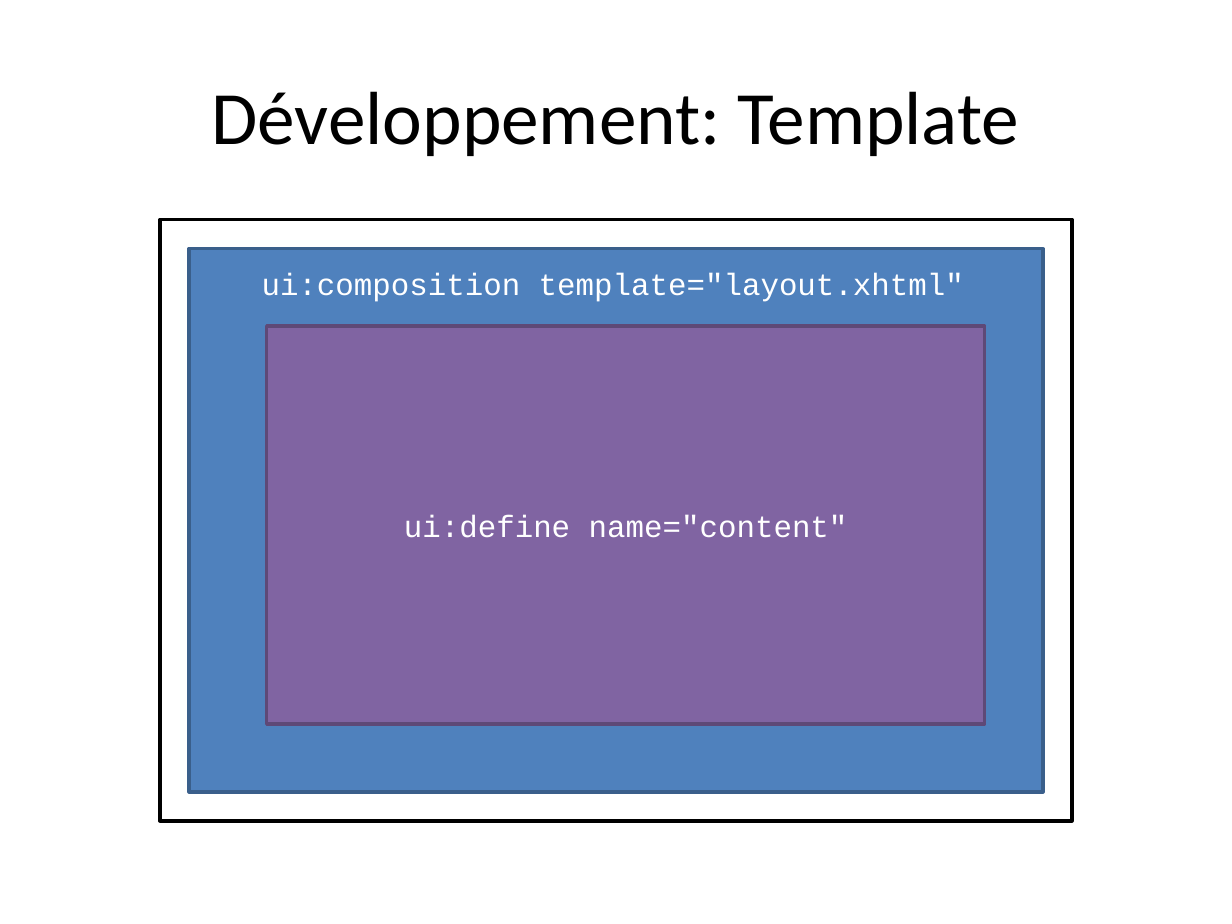
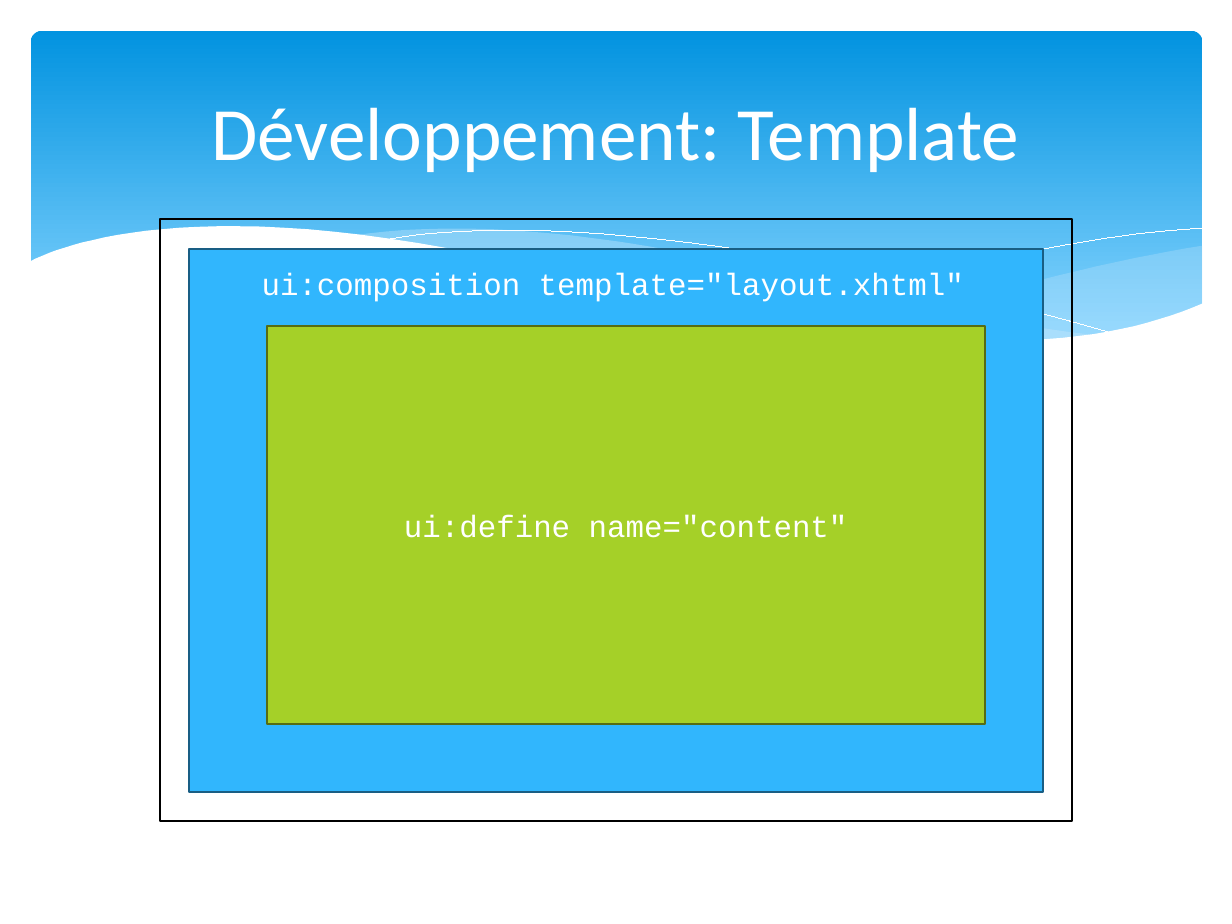
Before and after one commit to LucienMoor/AYNIM, a slide deck: slide 12 of Documents/PrésentationRichPoor.pptx (slide 11 before the commit). Drawn at 1232x924 pixels with LibreOffice and Linux fonts; fonts in the diff are those of the drawing. Boxes give left, top, right and bottom in pixels: in the first picture for what was removed or moved away, otherwise in the second. Text is boxed around its words. In the diff, an @@ line names an element or a change of style, - is before the commit and + after.

```diff
--- a/Documents/PrésentationRichPoor.pptx
+++ b/Documents/PrésentationRichPoor.pptx
@@ rounded rectangle added at bbox=[31, 31, 1202, 363], fill gradient #0293E0 to #83D3FE @@
@@ title "Développement: Template": place and size @@
-title "Développement: Template" at bbox=[212, 91, 1020, 156]
+title "Développement: Template" at bbox=[212, 108, 1020, 172]
@@ title "Développement: Template" at bbox=[212, 108, 1020, 172]: text colour #000000 to #FFFFFF @@
@@ group added at bbox=[28, 227, 1204, 405]: 5 freeform shapes @@
@@ rectangle at bbox=[160, 219, 1072, 821]: outline #000000 2 pt to #000000 1.25 pt @@
@@ rectangle at bbox=[190, 249, 1044, 792]: fill #4F81BD to #31B6FD; outline #3A5F8C 2 pt to #195F84 1.25 pt @@
@@ rectangle "ui:define name="content"" at bbox=[267, 326, 986, 724]: fill #8064A2 to #A5D028; outline #5F4A78 2 pt to #566D15 1.25 pt @@
```
Also in this commit, not shown: 12 other slides changed, 14 slides added, 10 slides removed, 13 other files.
